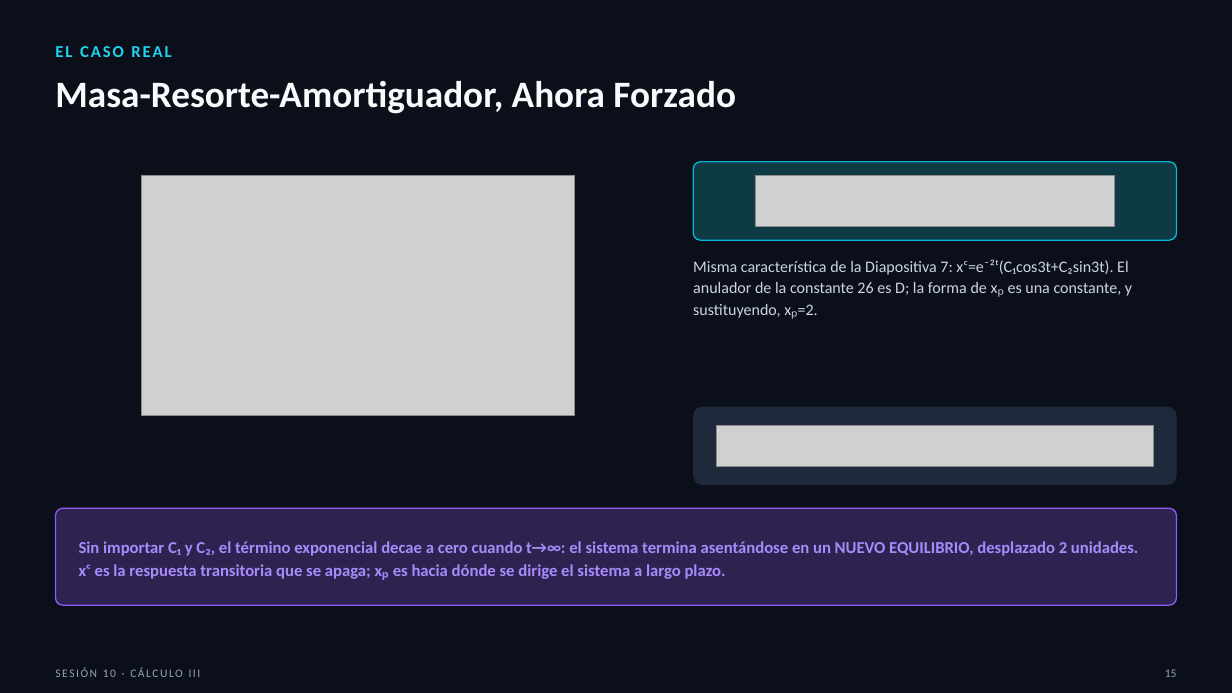
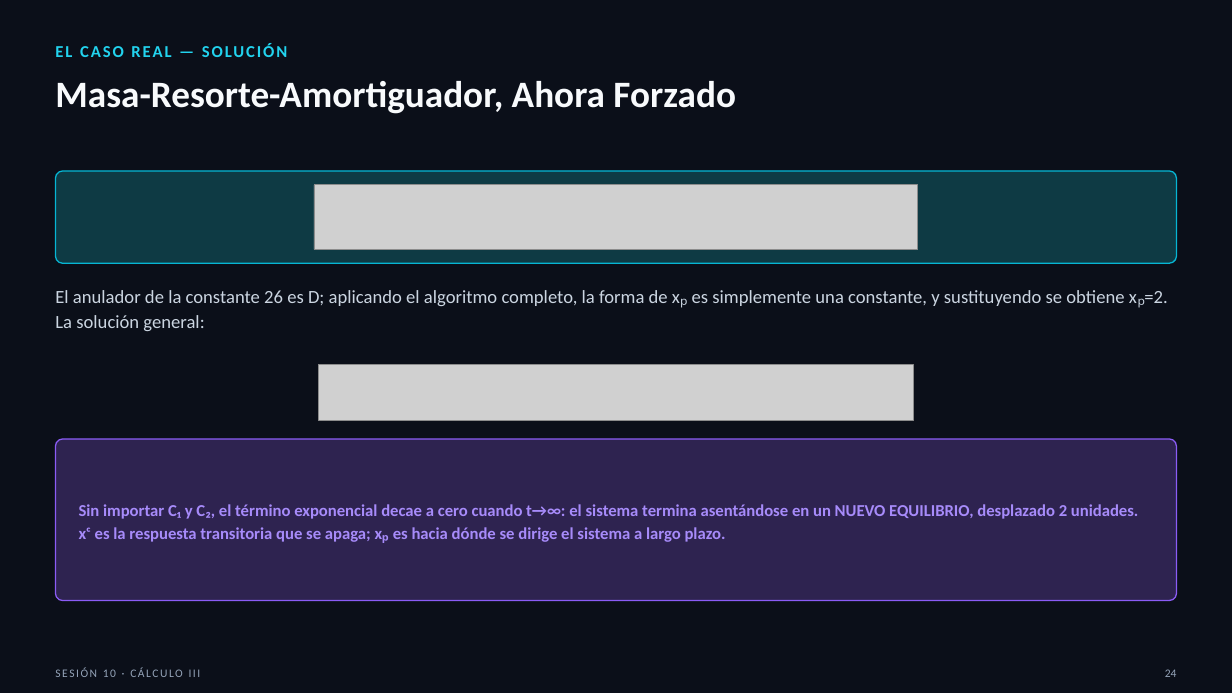
Before and after one commit to SernaEd/FirmsSimulationClass, a slide deck: slide 24 of sesion10/Sesion10_Metodos_de_Solucion.pptx (slide 15 before the commit). Drawn at 1232x693 pixels with LibreOffice and Linux fonts; fonts in the diff are those of the drawing; grey boxes stand for pictures. Boxes give left, top, right and bottom in pixels: in the first picture for what was removed or moved away, otherwise in the second. Text is boxed around its words. In the diff, an @@ line names an element or a change of style, - is before the commit and + after.

```diff
--- a/sesion10/Sesion10_Metodos_de_Solucion.pptx
+++ b/sesion10/Sesion10_Metodos_de_Solucion.pptx
@@ rounded rectangle at box(55, 171, 1177, 263): proportions changed @@
@@ rounded rectangle: place and size @@
-rounded rectangle at box(693, 162, 1177, 240)
+rounded rectangle at box(55, 171, 1177, 263)
@@ picture removed at box(141, 176, 575, 416) @@
@@ picture removed at box(755, 176, 1115, 226) @@
@@ picture added at box(314, 185, 919, 250) @@
@@ text at box(55, 290, 1167, 331): text changed; size 12.5 to 14.5 pt @@
-Misma característica de la Diapositiva 7: xᶜ=e⁻²ᵗ(C₁cos3t+C₂sin3t). El anulador de la constante 26 es D; la forma de xₚ es una constante, y sustituyendo, xₚ=2.
+El anulador de la constante 26 es D; aplicando el algoritmo completo, la forma de xₚ es simplemente una constante, y sustituyendo se obtiene xₚ=2. La solución general:
@@ picture: place and size @@
-picture at box(716, 425, 1153, 466)
+picture at box(319, 365, 914, 421)
@@ rounded rectangle removed at box(693, 407, 1177, 485) @@
@@ rounded rectangle: place and size @@
-rounded rectangle at box(55, 508, 1177, 605)
+rounded rectangle at box(55, 439, 1177, 601)
@@ rounded rectangle at box(55, 439, 1177, 601): proportions changed @@
@@ text "Sin importar C₁ y C₂, ...": place and size @@
-text "Sin importar C₁ y C₂, ..." at box(79, 541, 1138, 579)
+text "Sin importar C₁ y C₂, ..." at box(79, 504, 1138, 542)
@@ text at box(1165, 669, 1177, 677): text changed @@
-15
+24
```
Also in this commit, not shown: 15 other slides changed, 9 slides added, 2 other files.
